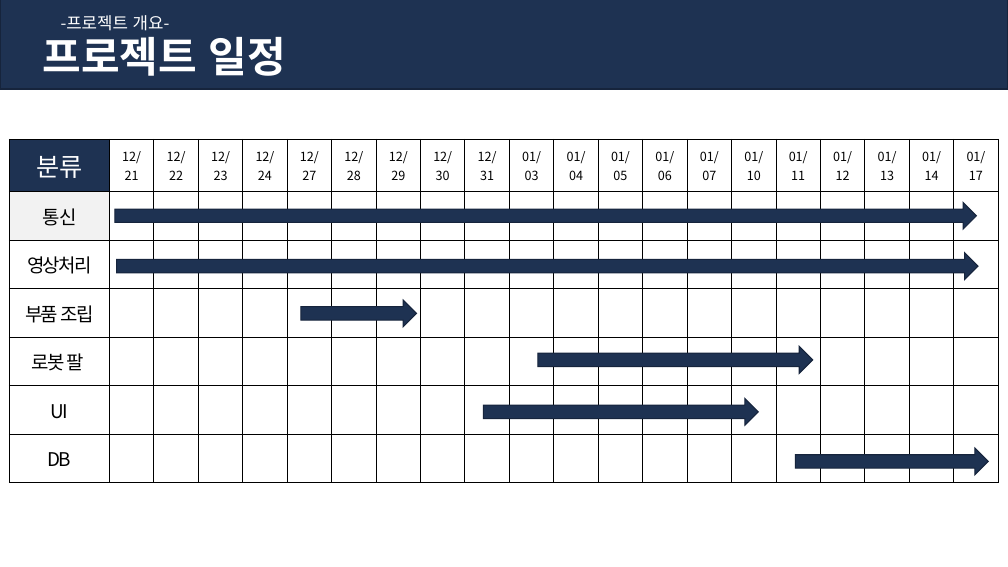
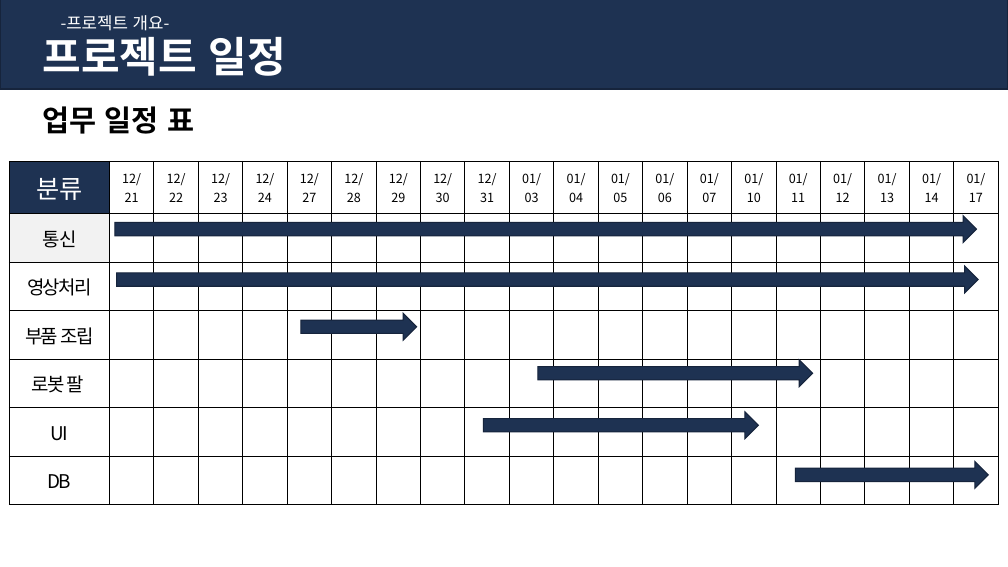
Before and after one commit to SW-Lee31/SF_project, a slide deck: slide 9 of 0113 포토폴리오.pptx (slide 6 before the commit). Drawn at 1008x567 pixels with LibreOffice and Linux fonts; fonts in the diff are those of the drawing. Boxes give left, top, right and bottom in pixels: in the first picture for what was removed or moved away, otherwise in the second. Text is boxed around its words. In the diff, an @@ line names an element or a change of style, - is before the commit and + after.

```diff
--- a/0113 포토폴리오.pptx
+++ b/0113 포토폴리오.pptx
@@ text added at box(43, 106, 194, 134), 28 pt, text #000000, bold @@
+업무 일정 표
@@ table: place and size @@
-table at box(9, 139, 1001, 482)
+table at box(9, 162, 1001, 505)
@@ 6 right arrows: place and size @@
-6 right arrows at box(115, 203, 988, 475)
+6 right arrows at box(115, 216, 988, 488)
```
Also in this commit, not shown: 8 other slides changed, 5 slides added, 3 slides removed, 1 other file.
